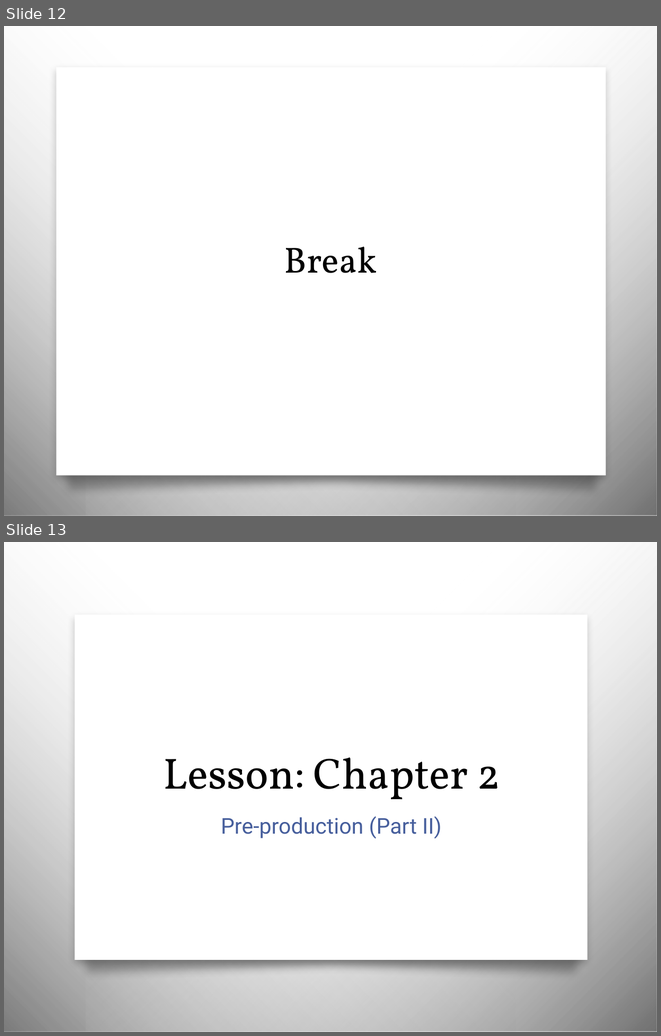
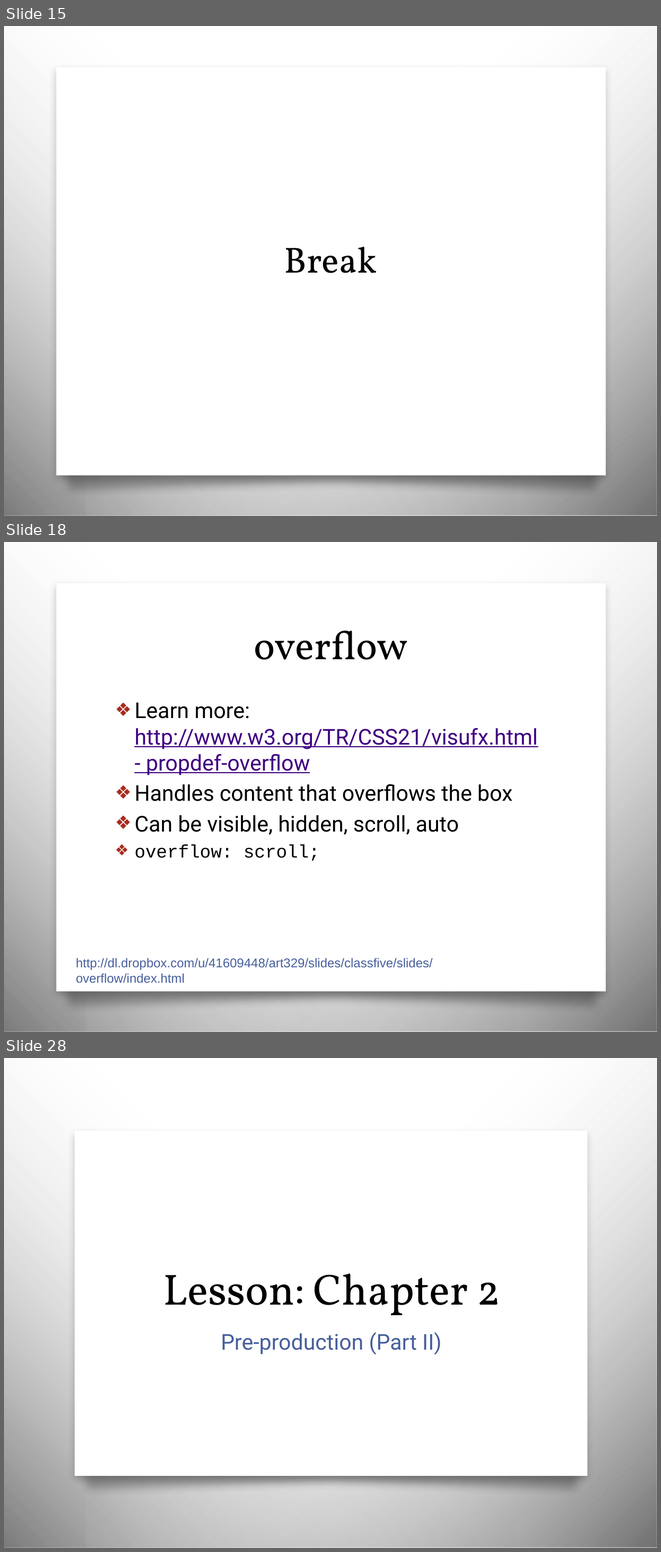
Before and after one commit to awayken/USF-ART329, a slide deck: slides/classfive/slides.pptx. Shown one above the other, each under a label of ours: slides 12 and 13 before the commit, slides 15, 18 and 28 after it; the slides between them are not shown. The pictures are 661x1036 and 661x1552 pixels, drawn with LibreOffice and Linux fonts; fonts in the diff are those of the drawing; background and template pictures are left out. Boxes give left, top, right and bottom in pixels: in the first picture for what was removed or moved away, otherwise in the second. Text is boxed around its words. In the diff, an @@ line names an element or a change of style, - is before the commit and + after.

Commit message:
Class Five.

```diff
--- a/slides/classfive/slides.pptx
+++ b/slides/classfive/slides.pptx
@@ slide 18 added at (x1=4, y1=542, x2=657, y2=1032), background picture (left out); not listed: 4 template elements that a slide beside it also shows @@
@@ title added at (x1=254, y1=631, x2=408, y2=660), 44 pt, text #000000 @@
+overflow
@@ text added at (x1=134, y1=702, x2=538, y2=861), 24 pt, text #000000 @@
+❖ Learn more: http://www.w3.org/TR/CSS21/visufx.html - propdef-overflow
+❖ Handles content that overflows the box
+❖ Can be visible, hidden, scroll, auto
+❖ overflow: scroll;
@@ text added at (x1=76, y1=958, x2=433, y2=983), 14 pt, text #465E9C @@
+http://dl.dropbox.com/u/41609448/art329/slides/classfive/slides/overflow/index.html
@@ what was slide 12 is now slide 15 @@
@@ what was slide 13 is now slide 28 @@
```
Also in this commit, not shown: 4 slides changed, 21 other slides added, 2 slides removed, 30 other files.
